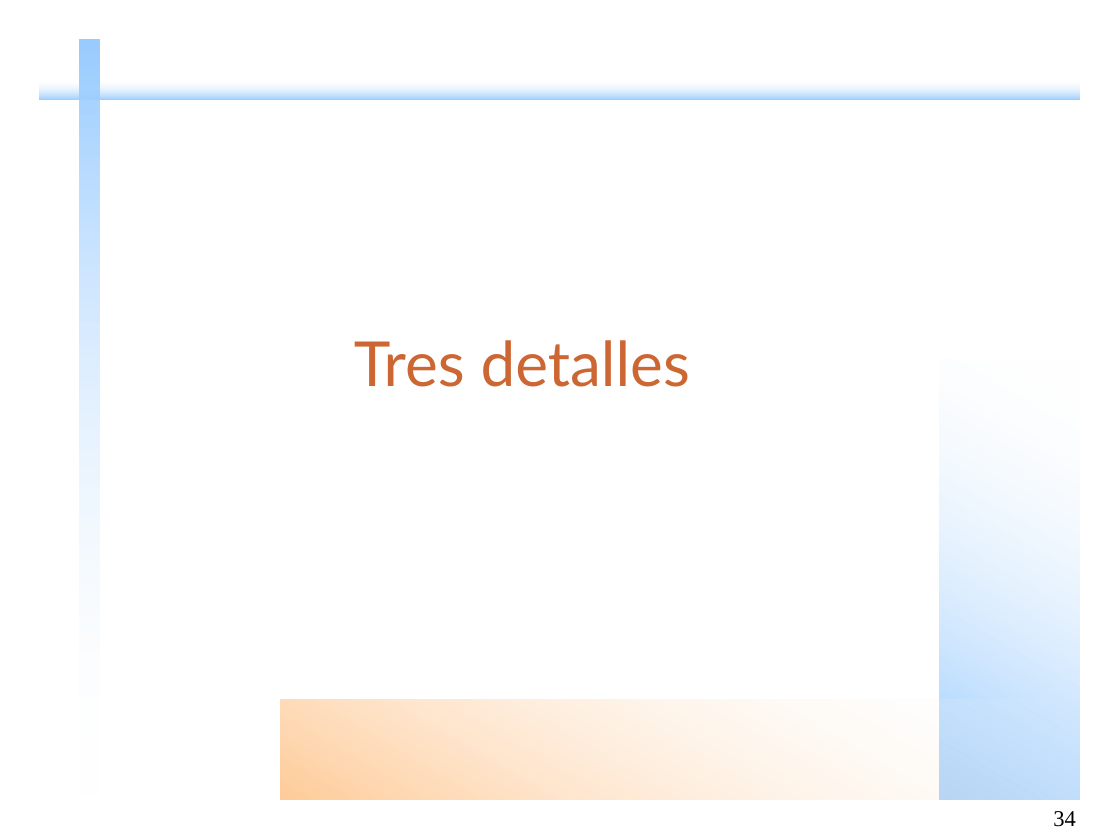
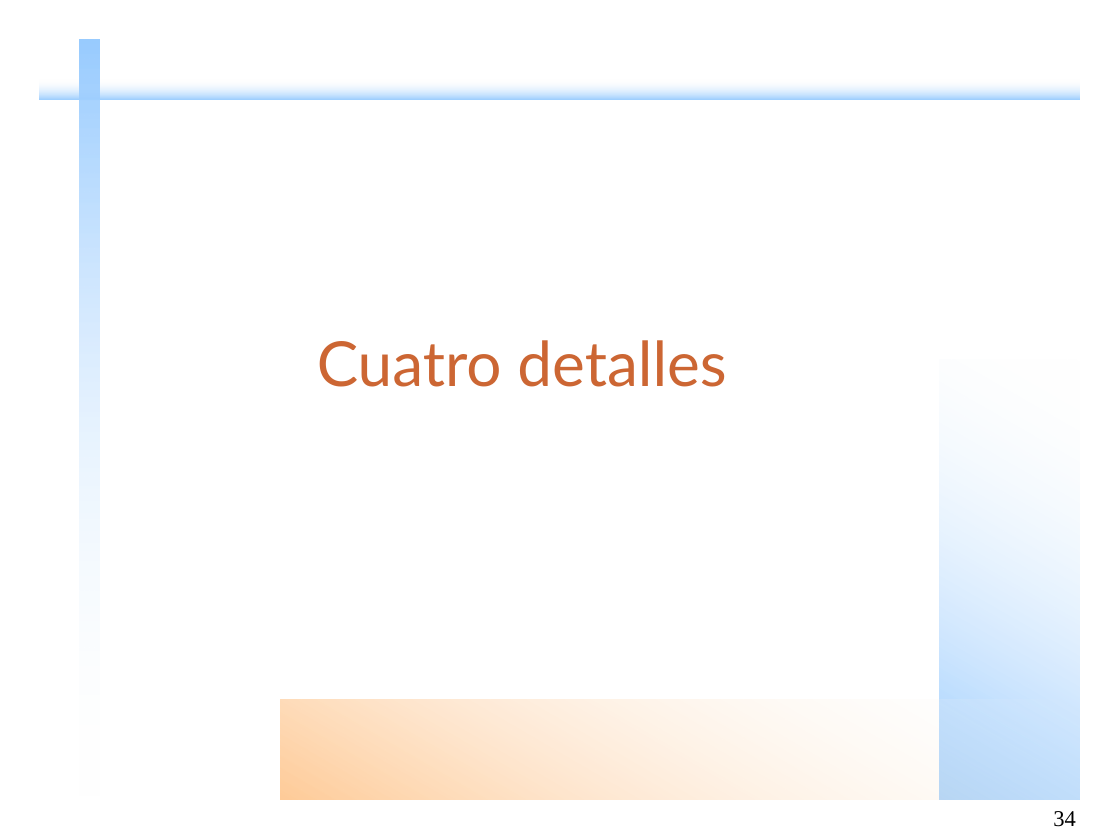
Before and after one commit to jjconti/charla-intro-python, a slide deck: slide 34 of intropython.odp. Drawn at 1120x840 pixels with LibreOffice and Linux fonts; fonts in the diff are those of the drawing. Boxes give left, top, right and bottom in pixels: in the first picture for what was removed or moved away, otherwise in the second. Text is boxed around its words. In the diff, an @@ line names an element or a change of style, - is before the commit and + after.

```diff
--- a/intropython.odp
+++ b/intropython.odp
@@ title at (317, 340, 726, 387): text changed @@
-Tres detalles
+Cuatro detalles
```
Also in this commit, not shown: 1 other file.
